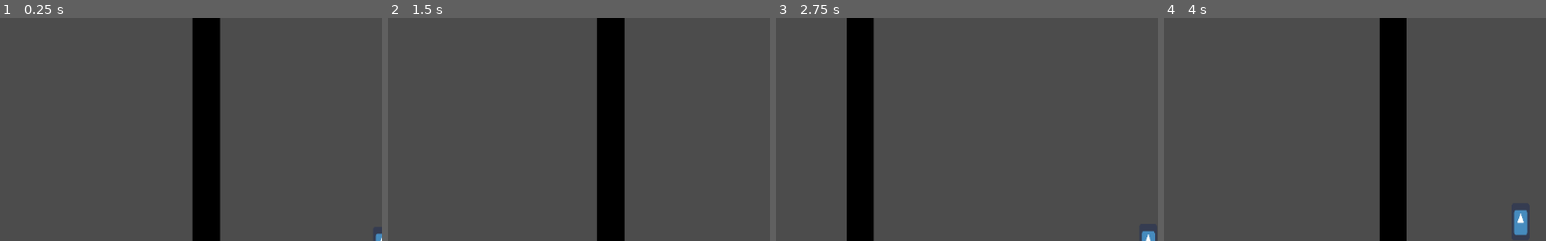
Above: before the commit, frames 1-4 (left to right).
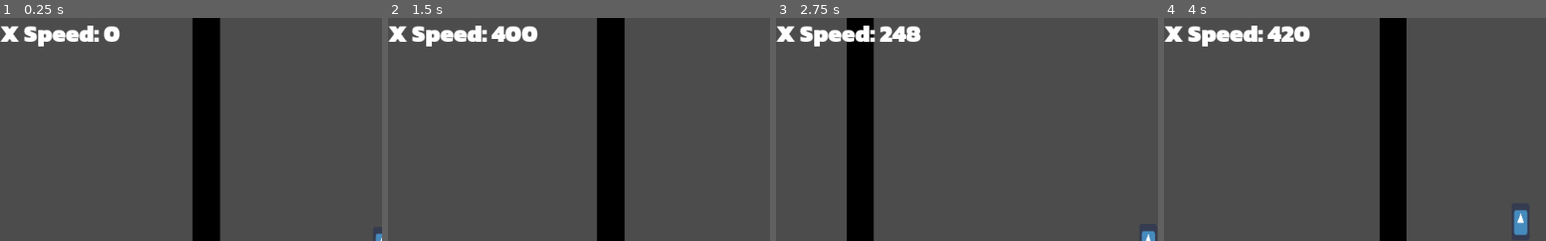
Above: after the commit, the same moments.

Repository: Project-Movement/Project-Movement
Game: Godot game, scene res://Scenes/PlayerTest.tscn
Same seed, same stepped clock (60 frames per second), same inputs: the game is played once before the commit and once after it. The engine's default icon, where the game draws it, is replaced by a stand-in: a white triangle on a blue panel in a dark square.
Inputs (mouse positions are % of the whole screen's width and height, from its top left):
- Up to frame 1 (0.25 s): no input
- Up to frame 2 (1.5 s): move the mouse to (45, 70) at 0.52 s; hold D (right) from 0.53 s (still down); tap Shift (dash) at 0.6, 1.35 s; tap Space (jump) at 0.77 s; move the mouse to (80, 65) at 1.27 s
- Up to frame 3 (2.75 s): tap Space (jump) at 1.52 s; move the mouse to (20, 35) at 2.02 s; release D (right) at 2.03 s; hold A (left) from 2.03 s (still down); tap Shift (dash) at 2.1 s
- Up to frame 4 (4 s): keep holding A (left); move the mouse to (55, 50) at 2.77 s; tap Shift (dash) at 2.85, 3.6 s; tap Space (jump) at 3.02, 3.77 s; move the mouse to (35, 25) at 3.52 s
The pictures show only the part of the screen within x 0-50%, y 1-51%; the shares and areas given below are measured in that part.

The runs differ from the first frame. In frame 1, 1.6% of the frame differs, in the area x 0-32%, y 3-13%; in frame 2, 2.0%, in the area x 0-40%, y 3-13%; in frame 3, 1.9%; in frame 4, 1.9%.

Commit message:
add x speed ui element, basic title screen

Diff:
--- /dev/null
+++ b/Scenes/HUD.tscn
@@ -0,0 +1,15 @@
+[gd_scene load_steps=3 format=2]
+
+[ext_resource path="res://Resources/KanitFont/Kanit-Black.ttf" type="DynamicFontData" id=2]
+
+[sub_resource type="DynamicFont" id=1]
+size = 32
+font_data = ExtResource( 2 )
+
+[node name="HUD" type="CanvasLayer"]
+
+[node name="SpeedLabel" type="Label" parent="."]
+margin_right = 40.0
+margin_bottom = 14.0
+custom_fonts/font = SubResource( 1 )
+text = "Speed: 0"
--- a/Scenes/Player.tscn
+++ b/Scenes/Player.tscn
@@ -1,7 +1,9 @@
-[gd_scene load_steps=4 format=2]
+[gd_scene load_steps=6 format=2]
 
 [ext_resource path="res://Scripts/PlayerController.gd" type="Script" id=1]
 [ext_resource path="res://icon.png" type="Texture" id=2]
+[ext_resource path="res://Scenes/HUD.tscn" type="PackedScene" id=3]
+[ext_resource path="res://Scripts/HUD.gd" type="Script" id=4]
 
 [sub_resource type="RectangleShape2D" id=1]
 extents = Vector2( 15, 31.5 )
@@ -9,19 +11,22 @@
 [node name="Player" type="Node2D"]
 position = Vector2( 2, -5 )
 
-[node name="KinematicBody2D" type="KinematicBody2D" parent="."]
+[node name="PlayerBody" type="KinematicBody2D" parent="."]
 script = ExtResource( 1 )
 
-[node name="Sprite" type="Sprite" parent="KinematicBody2D"]
+[node name="Sprite" type="Sprite" parent="PlayerBody"]
 scale = Vector2( 0.5, 1 )
 texture = ExtResource( 2 )
 
-[node name="CollisionShape2D" type="CollisionShape2D" parent="KinematicBody2D"]
+[node name="CollisionShape2D" type="CollisionShape2D" parent="PlayerBody"]
 position = Vector2( 0, 0.5 )
 shape = SubResource( 1 )
 
-[node name="Camera2D" type="Camera2D" parent="KinematicBody2D"]
+[node name="Camera2D" type="Camera2D" parent="PlayerBody"]
 current = true
 zoom = Vector2( 1.3, 1.3 )
 smoothing_enabled = true
 smoothing_speed = 8.0
+
+[node name="HUD" parent="." instance=ExtResource( 3 )]
+script = ExtResource( 4 )
--- /dev/null
+++ b/Scenes/TitleScreen.tscn
@@ -0,0 +1,37 @@
+[gd_scene load_steps=2 format=2]
+
+[ext_resource path="res://Scripts/TitleScreen.gd" type="Script" id=1]
+
+[node name="TitleScreen" type="Node2D"]
+script = ExtResource( 1 )
+
+[node name="CenterContainer" type="CenterContainer" parent="."]
+anchor_right = 1.0
+margin_right = 1024.0
+margin_bottom = 600.0
+
+[node name="VBoxContainer" type="VBoxContainer" parent="CenterContainer"]
+margin_left = 453.0
+margin_top = 291.0
+margin_right = 571.0
+margin_bottom = 309.0
+
+[node name="Label" type="Label" parent="CenterContainer/VBoxContainer"]
+margin_right = 118.0
+margin_bottom = 14.0
+text = "Project Movement"
+align = 1
+valign = 1
+
+[node name="Panel" type="Panel" parent="CenterContainer/VBoxContainer"]
+margin_top = 18.0
+margin_right = 118.0
+margin_bottom = 18.0
+
+[node name="Button" type="Button" parent="CenterContainer/VBoxContainer/Panel"]
+margin_top = 3.0
+margin_right = 115.0
+margin_bottom = 23.0
+text = "Start"
+
+[connection signal="pressed" from="CenterContainer/VBoxContainer/Panel/Button" to="." method="_on_Button_pressed"]
--- /dev/null
+++ b/Scripts/HUD.gd
@@ -0,0 +1,9 @@
+extends CanvasLayer
+
+
+# Called every frame. 'delta' is the elapsed time since the previous frame.
+func _process(delta):
+	var vel = get_parent().get_node("PlayerBody").velocity
+	var label = $SpeedLabel
+
+	label.text = "X Speed: %.f" % abs(vel.x)
--- /dev/null
+++ b/Scripts/TitleScreen.gd
@@ -0,0 +1,8 @@
+extends Node2D
+
+onready var scene = preload("res://Scenes/PlayerTest.tscn")
+
+func _on_Button_pressed():
+	var instance = scene.instance()
+	get_parent().add_child(instance)
+	queue_free()
--- a/project.godot
+++ b/project.godot
@@ -17,6 +17,7 @@
 [gui]
 
 common/drop_mouse_on_gui_input_disabled=true
+theme/custom_font="res://default_env.tres"
 
 [input]
 
Binary file added: Resources/KanitFont/Kanit-Black.ttf
Binary file added: Resources/KanitFont/Kanit-BlackItalic.ttf
Binary file added: Resources/KanitFont/Kanit-Bold.ttf
Binary file added: Resources/KanitFont/Kanit-BoldItalic.ttf
Binary file added: Resources/KanitFont/Kanit-ExtraBold.ttf
Binary file added: Resources/KanitFont/Kanit-ExtraBoldItalic.ttf
Binary file added: Resources/KanitFont/Kanit-ExtraLight.ttf
Binary file added: Resources/KanitFont/Kanit-ExtraLightItalic.ttf
Binary file added: Resources/KanitFont/Kanit-Italic.ttf
Binary file added: Resources/KanitFont/Kanit-Light.ttf
Binary file added: Resources/KanitFont/Kanit-LightItalic.ttf
Binary file added: Resources/KanitFont/Kanit-Medium.ttf
(and 7 more such lines)
